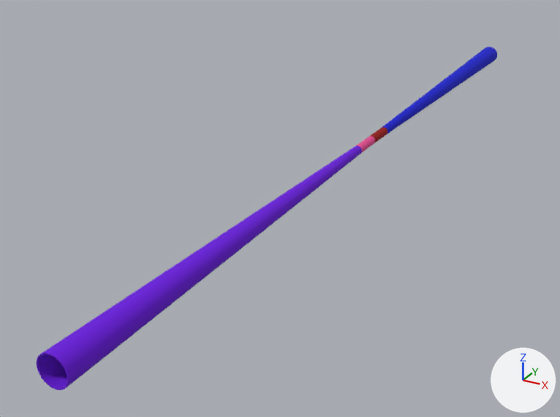
One commit to the glTF model src/assets/detectors/IDEA_o1_v04.gltf: the scene before it, then after it.
Camera for both pictures: a camera (50 mm lens) standing at (74.0, -185.0, 67.0) and looking at (-18.0, -18.0, -17.0). Arrows for +X, +Y and +Z are at lower right; the lights stay in place. The older version comes first. Where no turn or scale is listed for an object, it has been applied to the vertices.

In view in the first picture: 'tube_AlBeMet162_wall2_7.001', 'tube_AlBeMet162_wall_6.001' and 2 more.
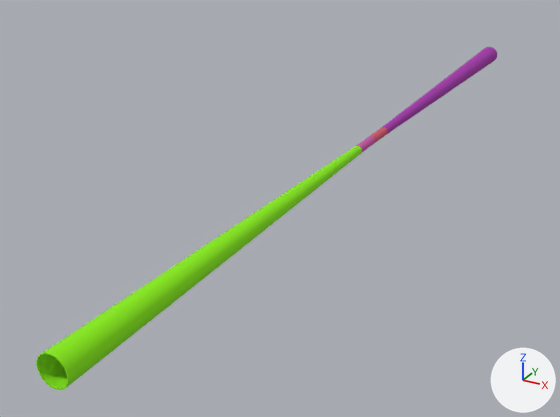
Pixel boxes (x1, y1, x2, y2) of what changed, in the pictures (560 x 417 px):
'tube_AlBeMet162_wall_6.001', recoloured: (36, 146, 362, 390) in both
'tube_AlBeMet162_wall2_7.001', recoloured (lighter): (381, 47, 497, 135) in both

The change in detail:
Material 'Material_2' (mat_material_2) changes colour from purple #6b10dd to green #8aed0f; in linear values from (0.147, 0.00518, 0.723) to (0.254, 0.847, 0.00478).
Material 'Material_3' (mat_material_3) changes colour from blue #0815cf to pink #a634ad; in linear values from (0.00243, 0.0075, 0.624) to (0.381, 0.0343, 0.418).
